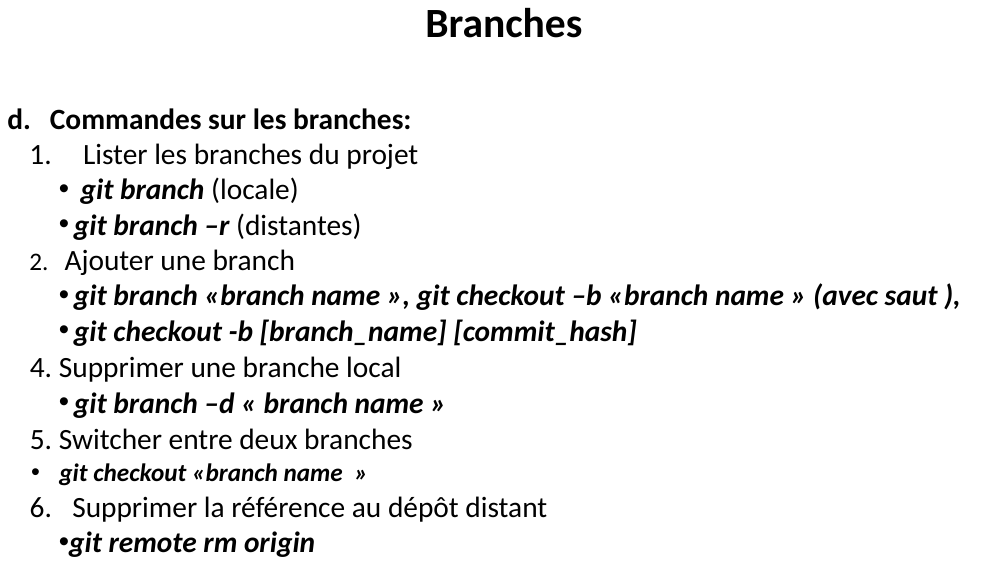
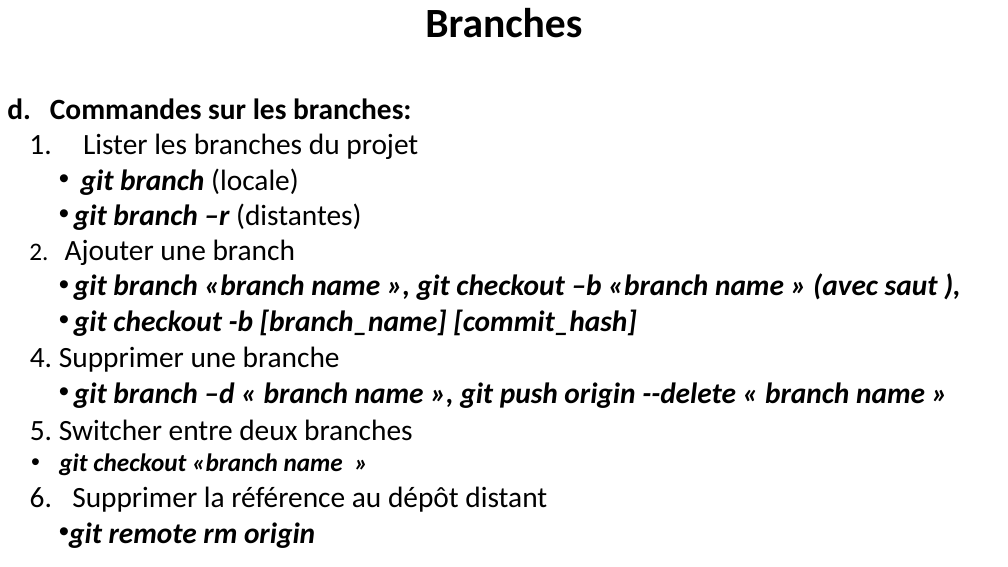
Before and after one commit to belakebiboussad/form, a slide deck: slide 13 of Formation Git.pptx. Drawn at 1008x567 pixels with LibreOffice and Linux fonts; fonts in the diff are those of the drawing. Boxes give left, top, right and bottom in pixels: in the first picture for what was removed or moved away, otherwise in the second. Text is boxed around its words. In the diff, an @@ line names an element or a change of style, - is before the commit and + after.

```diff
--- a/Formation Git.pptx
+++ b/Formation Git.pptx
@@ text "Commandes sur les branches:": place and size @@
-text "Commandes sur les branches:" at box(50, 108, 938, 557)
+text "Commandes sur les branches:" at box(50, 98, 938, 548)
@@ text at box(59, 346, 925, 408): text changed; bold on; italic on @@
-  4. Supprimer une branche local
-  • git branch –d « branch name »
+  4. Supprimer une branche
+  • git branch –d « branch name », git push origin --delete « branch name »
```
Also in this commit, not shown: 4 other slides changed, 1 slide added, 1 slide removed, 3 other files.
